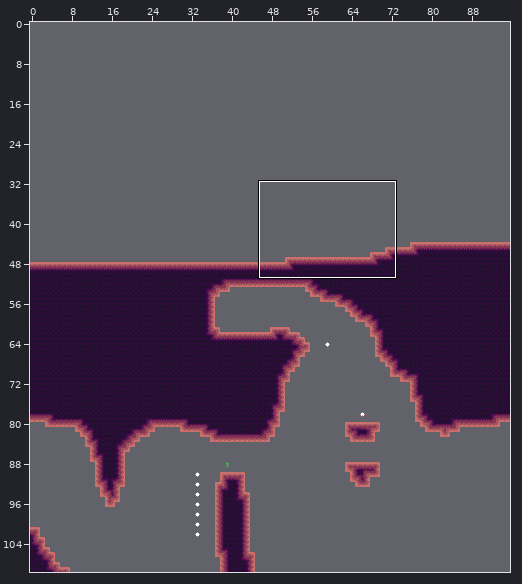
A Tiled map gets an edit: mapping_tools/tilemaps/dirt2.tmx. Above: a wide view before the commit, with the close-up outlined.
Close-up. First the earlier version:
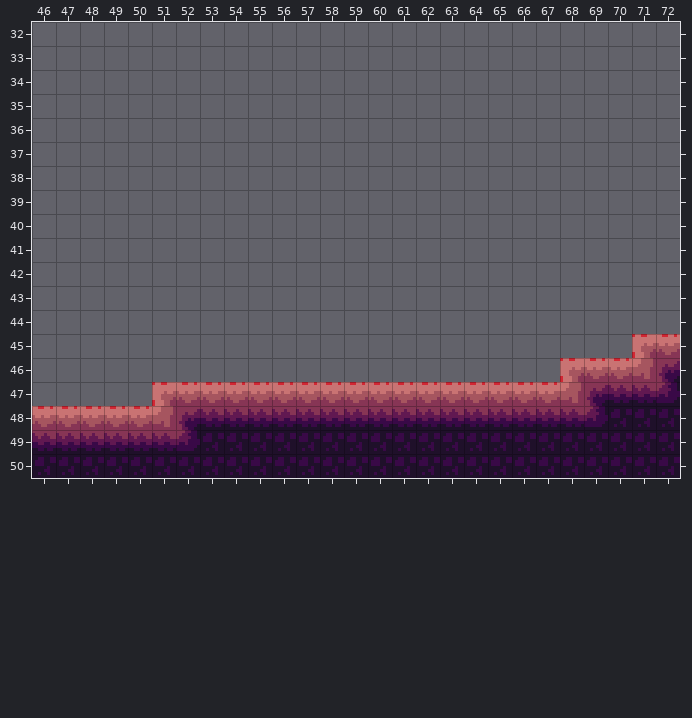
Cells are 8x8 px. Shown: x 46..72, y 32..50. The commit also changed other parts of the map, which this record leaves out.
New version:
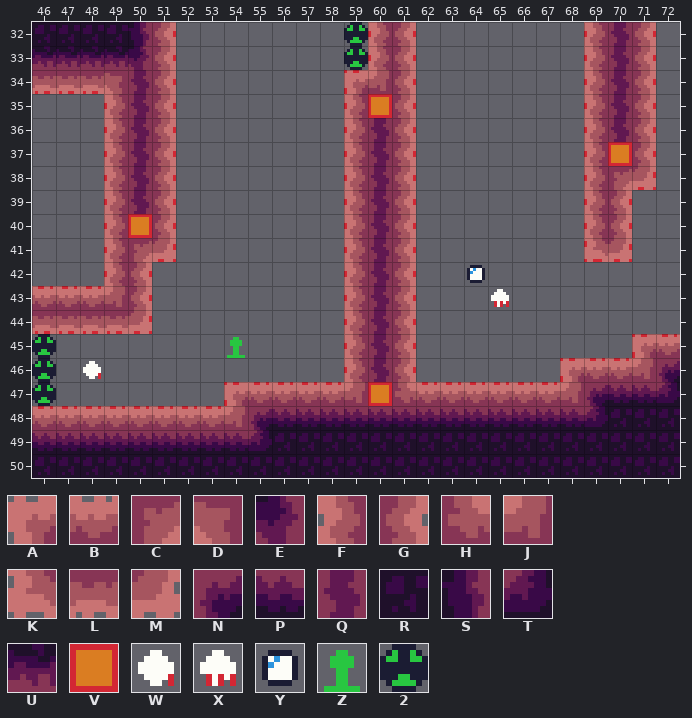
Key: from "dirt": A 0, B 1, C 3, D 4, E 10, F 13, G 15, H 16, J 17, K 26, L 27, M 28, N 49, P 50, Q 59, R 63, S 64, T 74, U 76; from "tools": V 1 "ground", W 2 "Electric Charge", X 4 "Earth Charge", Y 7 "Bubble", Z 19 "Checkpoint", 2 21.
_ is an empty cell.
Change:
Layer "entity":
y 32..33: x 59 _ -> 2
y 42: x 64 _ -> Y
y 43: x 65 _ -> X
y 45: x 46 _ -> 2; x 54 _ -> Z
y 46: x 46 _ -> 2; x 48 _ -> W
y 47: x 46 _ -> 2
Layer "draft":
y 32..33: x 51 _ -> V; x 60..61 __ -> VV; x 69 _ -> V; x 71 _ -> V
y 34: x 46..48 ___ -> VVV; x 51 _ -> V; x 59 _ -> V; x 61 _ -> V; x 69 _ -> V; x 71 _ -> V
y 35: x 49 _ -> V; x 51 _ -> V; x 59..61 ___ -> VVV; x 69 _ -> V; x 71 _ -> V
y 36: x 49 _ -> V; x 51 _ -> V; x 59 _ -> V; x 61 _ -> V; x 69 _ -> V; x 71 _ -> V
y 37: x 49 _ -> V; x 51 _ -> V; x 59 _ -> V; x 61 _ -> V; x 69..71 ___ -> VVV
y 38: x 49 _ -> V; x 51 _ -> V; x 59 _ -> V; x 61 _ -> V; x 69 _ -> V; x 71 _ -> V
y 39: x 49 _ -> V; x 51 _ -> V; x 59 _ -> V; x 61 _ -> V; x 69..70 __ -> VV
y 40: x 49..51 ___ -> VVV; x 59 _ -> V; x 61 _ -> V; x 69..70 __ -> VV
y 41: x 49 _ -> V; x 51 _ -> V; x 59 _ -> V; x 61 _ -> V; x 69..70 __ -> VV
y 42: x 49..50 __ -> VV; x 59 _ -> V; x 61 _ -> V
y 43: x 46..48 ___ -> VVV; x 50 _ -> V; x 59 _ -> V; x 61 _ -> V
y 44: x 46..50 _____ -> VVVVV; x 59 _ -> V; x 61 _ -> V
y 45..46: x 59 _ -> V; x 61 _ -> V
y 47: x 51..53 VVV -> ___
Layer "map":
y 32: x 46..51 ______ -> RRRRSG; x 60..61 __ -> FG; x 69..71 ___ -> FQG
y 33: x 46..51 ______ -> UUUUEG; x 60..61 __ -> FG; x 69..71 ___ -> FQG
y 34: x 46..51 ______ -> LLLDQG; x 59..61 ___ -> AJG; x 69..71 ___ -> FQG
y 35: x 49..51 ___ -> FQG; x 59 _ -> F; x 61 _ -> G; x 69..71 ___ -> FQG
y 36: x 49..51 ___ -> FQG; x 59..61 ___ -> FQG; x 69..71 ___ -> FQG
y 37: x 49..51 ___ -> FQG; x 59..61 ___ -> FQG; x 69 _ -> F; x 71 _ -> G
y 38: x 49..51 ___ -> FQG; x 59..61 ___ -> FQG; x 69..71 ___ -> FCM
y 39: x 49..51 ___ -> FQG; x 59..61 ___ -> FQG; x 69..70 __ -> FG
y 40: x 49 _ -> F; x 51 _ -> G; x 59..61 ___ -> FQG; x 69..70 __ -> FG
y 41: x 49..51 ___ -> FCM; x 59..61 ___ -> FQG; x 69..70 __ -> KM
y 42: x 49..50 __ -> FG; x 59..61 ___ -> FQG
y 43: x 46..50 _____ -> BBBJG; x 59..61 ___ -> FQG
y 44: x 46..50 _____ -> LLLLM; x 59..61 ___ -> FQG
y 45..46: x 59..61 ___ -> FQG
y 47: x 51..54 ABBB -> ___A; x 59..61 BBB -> J_H
y 48: x 51..55 JNPPP -> BBBJN
y 49: x 52..55 TRRR -> PPPT
Boxes around the changes in both close-ups, in picture pixels (x1, y1, x2, y2):
changed: (32, 22, 272, 451)
changed: (344, 22, 416, 406)
added: (584, 22, 656, 262)
added: (467, 265, 509, 307)
